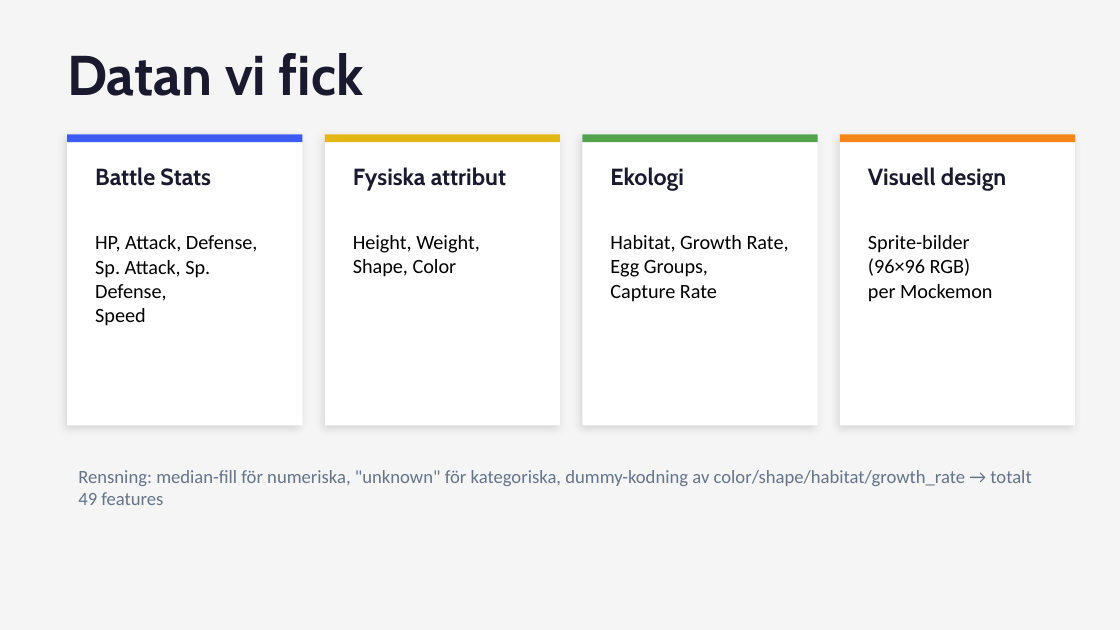
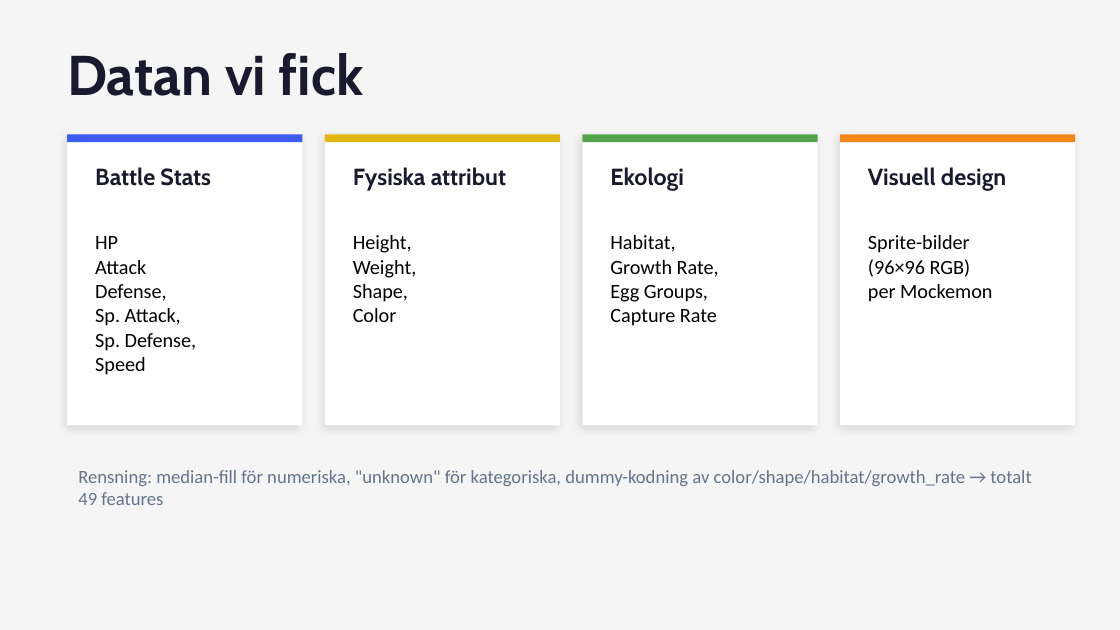
Before and after one commit to VendelaSW/Pokemon-supervised-learning, a slide deck: slide 3 of mockemon_presentation.pptx. Drawn at 1120x630 pixels with LibreOffice and Linux fonts; fonts in the diff are those of the drawing. Boxes give left, top, right and bottom in pixels: in the first picture for what was removed or moved away, otherwise in the second. Text is boxed around its words. In the diff, an @@ line names an element or a change of style, - is before the commit and + after.

```diff
--- a/mockemon_presentation.pptx
+++ b/mockemon_presentation.pptx
@@ text at <box>95,236,196,351</box>: text changed @@
-HP, Attack, Defense,
-Sp. Attack, Sp. Defense,
+HP
+Attack
+Defense,
+Sp. Attack,
+Sp. Defense,
@@ text at <box>353,235,417,322</box>: text changed @@
-Height, Weight,
-Shape, Color
+Height,
+Weight,
+Shape,
+Color
@@ text at <box>610,235,719,277</box>: text changed @@
-Habitat, Growth Rate,
+Habitat,
+Growth Rate,
```
Also in this commit, not shown: 6 other slides changed.
